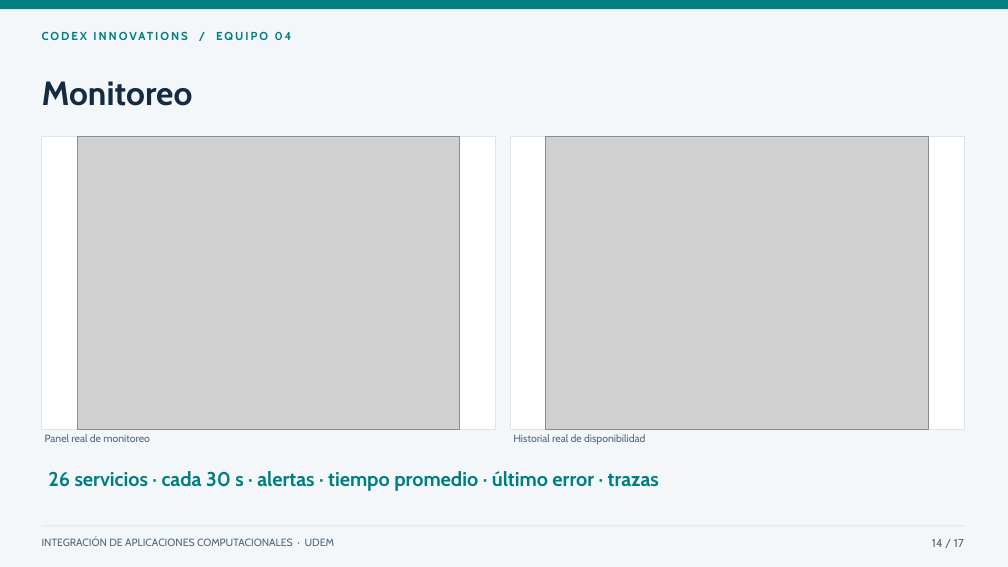
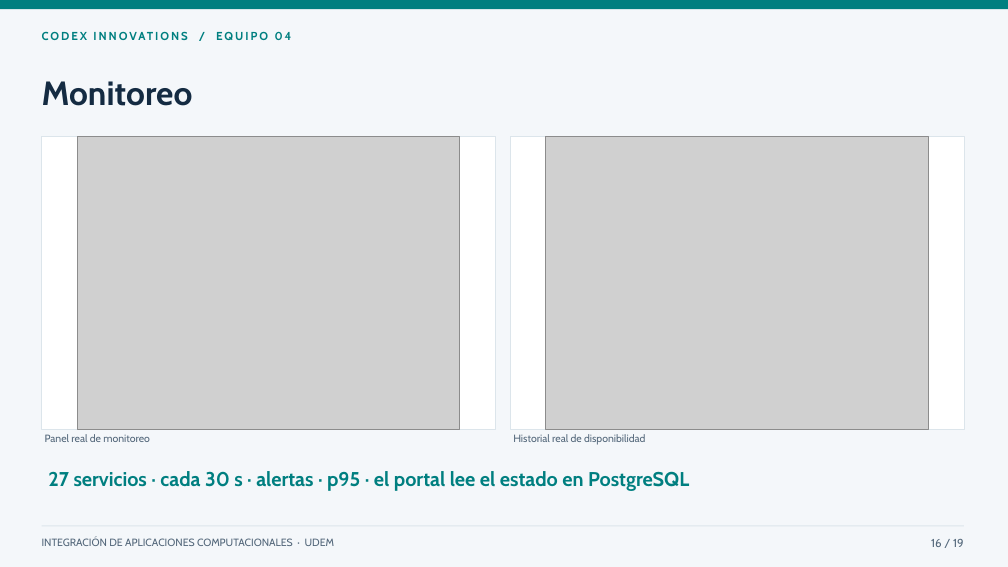
Before and after one commit to mauro-castp/proyecto-integracion, a slide deck: slide 16 of presentacion/Microhubs · Presentación final.pptx (slide 14 before the commit). Drawn at 1008x567 pixels with LibreOffice and Linux fonts; fonts in the diff are those of the drawing; grey boxes stand for pictures. Boxes give left, top, right and bottom in pixels: in the first picture for what was removed or moved away, otherwise in the second. Text is boxed around its words. In the diff, an @@ line names an element or a change of style, - is before the commit and + after.

```diff
--- a/presentacion/Microhubs · Presentación final.pptx
+++ b/presentacion/Microhubs · Presentación final.pptx
@@ text at [48,471,689,491]: text changed @@
-26 servicios · cada 30 s · alertas · tiempo promedio · último error · trazas
+27 servicios · cada 30 s · alertas · p95 · el portal lee el estado en PostgreSQL
@@ text at [931,539,964,547]: text changed @@
-14 / 17
+16 / 19
```
Also in this commit, not shown: 15 other slides changed, 2 slides added, 1 other file.
